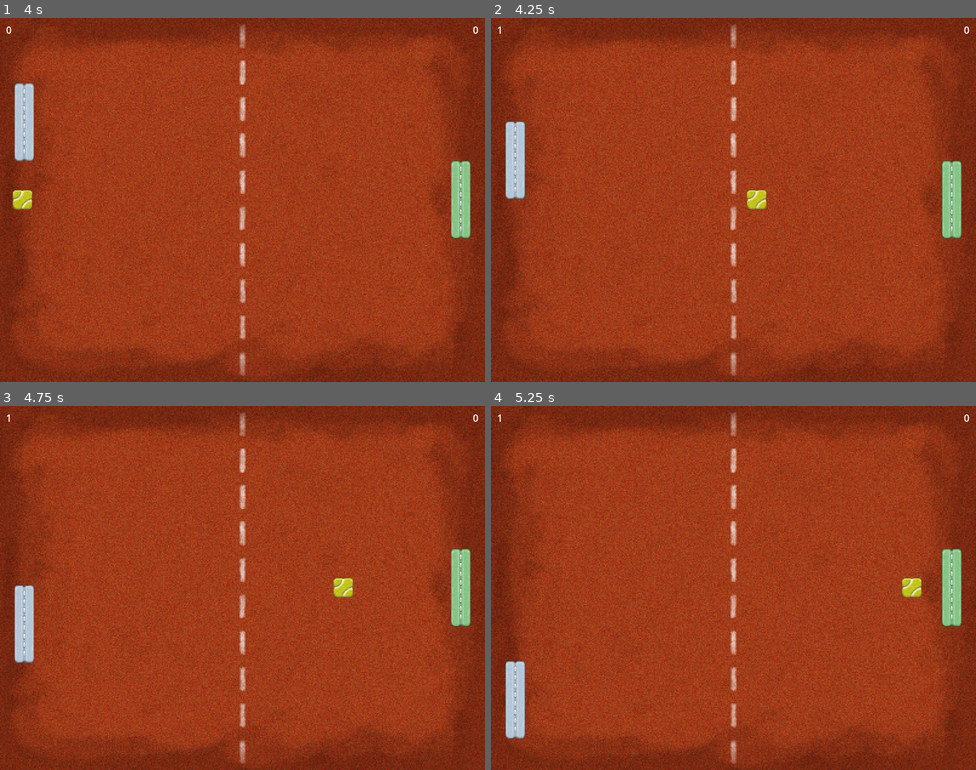
Above: before the commit, frames 1-4 (two rows, left to right).
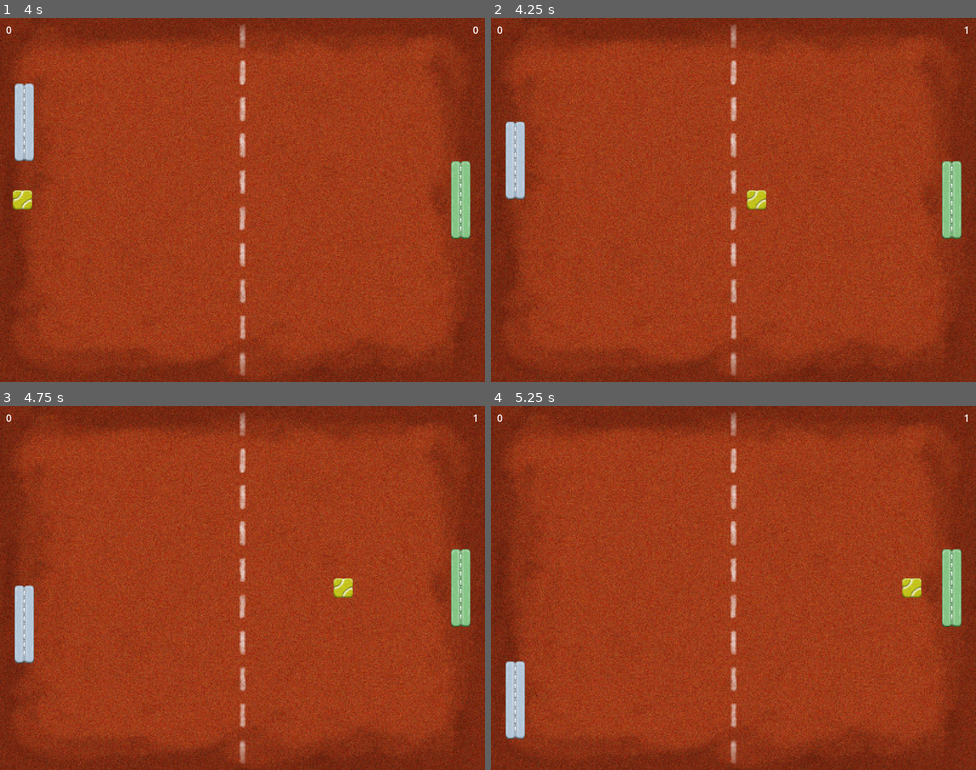
Above: after the commit, the same moments.

Repository: Koumarin/GDPong
Game: Godot game, scene res://scn/arena.tscn
The game is run twice, just before and just after one commit, with the same random seed, the same clock (stepped at 60 frames per second) and the same inputs.
Inputs:
- Up to frame 1 (4 s): hold W (player-one-up) 0.53-1.28 s; hold S (player-one-down) 1.28-2.03 s; hold W (player-one-up) 2.03-3.53 s; hold S (player-one-down) from 3.53 s (still down)
- Up to frame 2 (4.25 s): keep holding S (player-one-down)
- Up to frame 3 (4.75 s): keep holding S (player-one-down)
- Up to frame 4 (5.25 s): keep holding S (player-one-down)

Frame 1 is identical in both runs. In frame 2, less than 0.1% of the frame differs, in the area x 1-99%, y 2-5%; in frame 3, less than 0.1%; in frame 4, less than 0.1%.

Commit message:
Fix both scores being written on the same label

Diff:
--- a/src/ui.gd
+++ b/src/ui.gd
@@ -5,10 +5,10 @@
 @onready var player_one_score_label := $PlayerOneScoreLabel
 @onready var player_two_score_label := $PlayerTwoScoreLabel
 
-func _on_left_goal_body_entered(_body: Node2D) -> void:
+func _on_right_goal_body_entered(_body: Node2D) -> void:
 	score[0] += 1
 	player_one_score_label.text = str(score[0])
 
-func _on_right_goal_body_entered(_body: Node2D) -> void:
+func _on_left_goal_body_entered(_body: Node2D) -> void:
 	score[1] += 1
-	player_one_score_label.text = str(score[1])
+	player_two_score_label.text = str(score[1])
